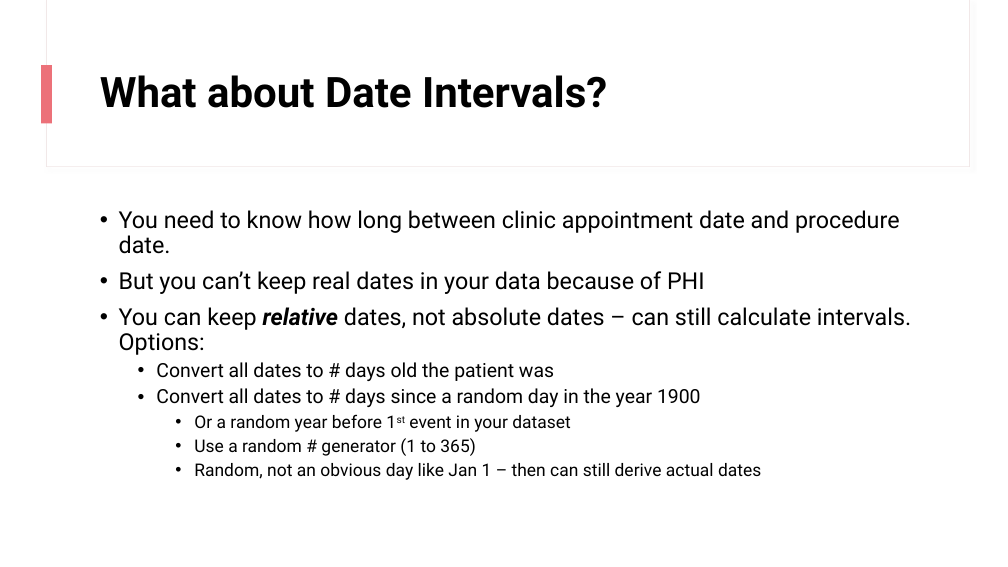
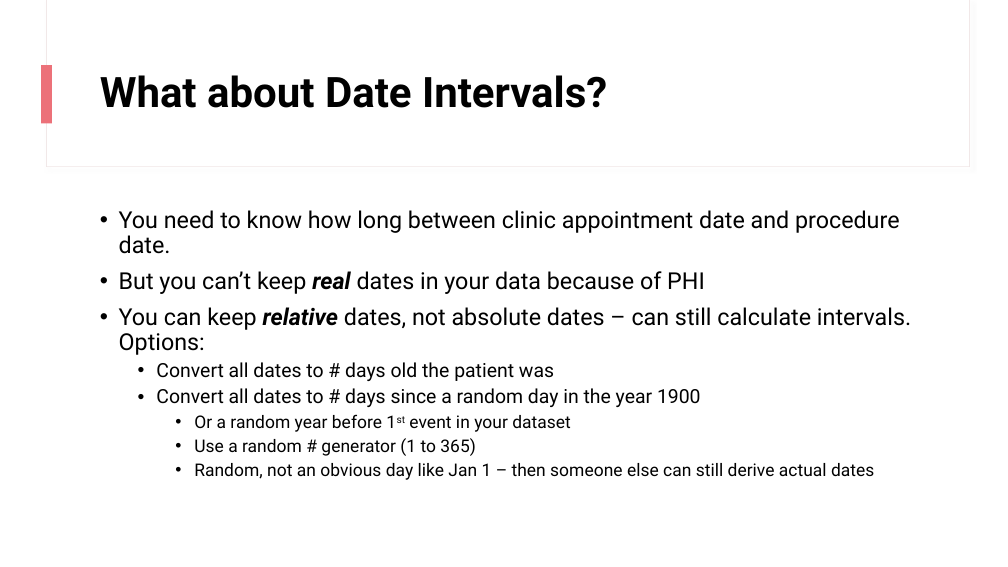
Before and after one commit to higgi13425/rmrwr-book, a slide deck: slide 14 of data/PHI_data.pptx (slide 12 before the commit). Drawn at 1008x567 pixels with LibreOffice and Linux fonts; fonts in the diff are those of the drawing. Boxes give left, top, right and bottom in pixels: in the first picture for what was removed or moved away, otherwise in the second. Text is boxed around its words. In the diff, an @@ line names an element or a change of style, - is before the commit and + after.

```diff
--- a/data/PHI_data.pptx
+++ b/data/PHI_data.pptx
@@ text at box(119, 271, 705, 294): bold on, italic on in "real" @@
@@ text at box(194, 463, 874, 480): text changed @@
-    • Random, not an obvious day like Jan 1 – then can still derive actual dates
+    • Random, not an obvious day like Jan 1 – then someone else can still derive actual dates
```
Also in this commit, not shown: 10 other slides changed, 3 slides added, 1 other file.
